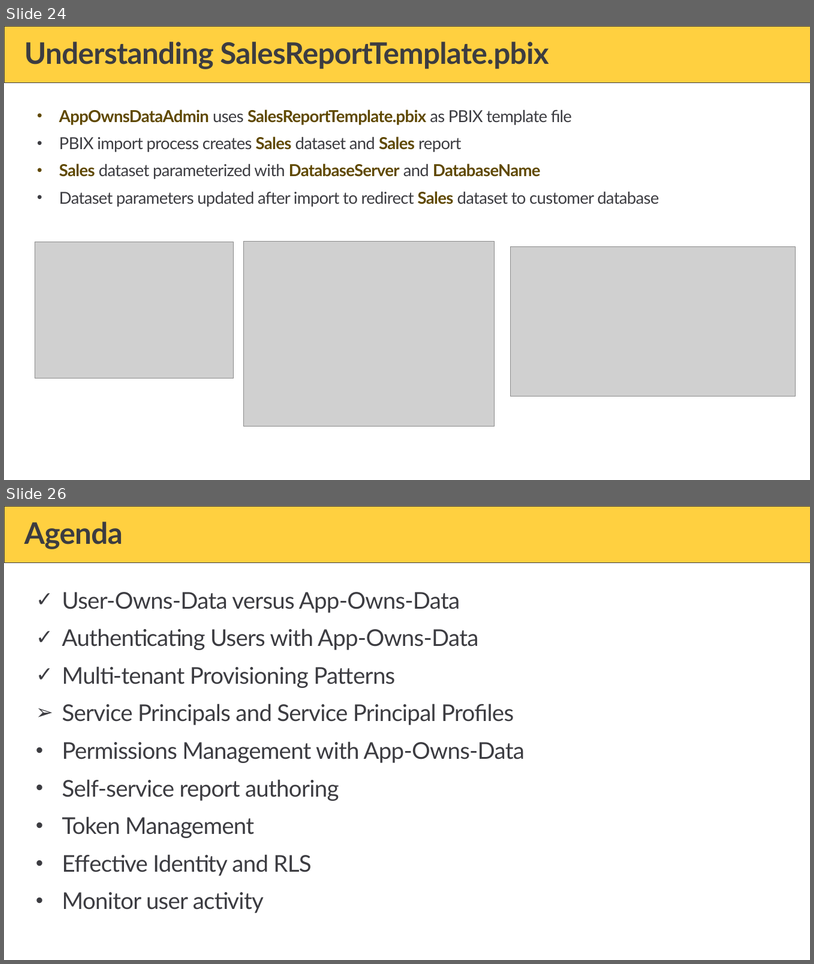
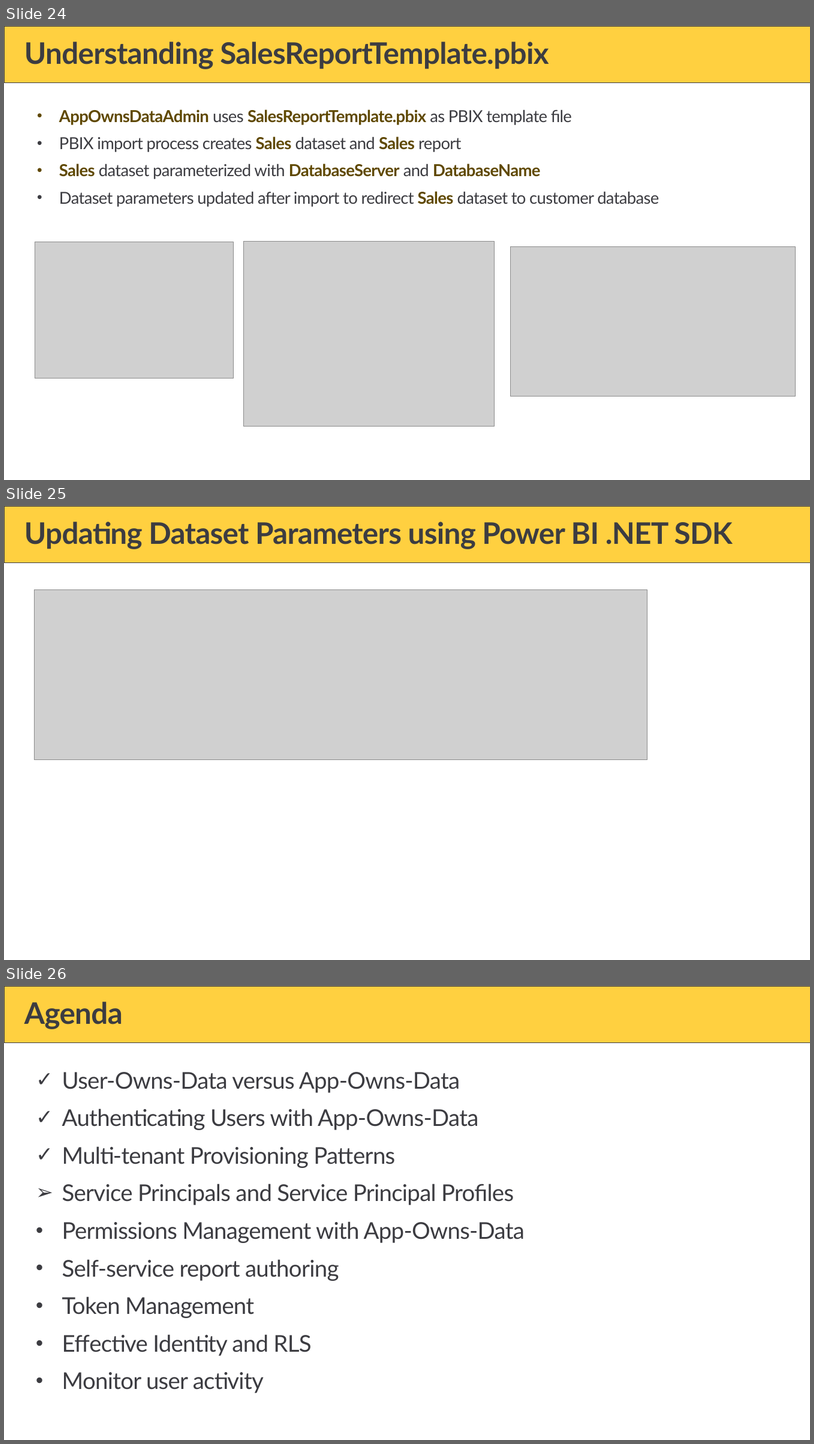
Before and after one commit to PowerBiDevCamp/Camp-Sessions, a slide deck: Session 32 - Design Patterns and Best Practices with Power BI Embedding.pptx. Shown one above the other, each under a label of ours: slides 24 and 26 before the commit, slides 24, 25 and 26 after it; the slides between them are not shown. The pictures are 814x964 and 814x1444 pixels, drawn with LibreOffice and Linux fonts; fonts in the diff are those of the drawing; grey boxes stand for pictures; background and template pictures are left out. Boxes give left, top, right and bottom in pixels: in the first picture for what was removed or moved away, otherwise in the second. Text is boxed around its words. In the diff, an @@ line names an element or a change of style, - is before the commit and + after.

```diff
--- a/Session 32 - Design Patterns and Best Practices with Power BI Embedding.pptx
+++ b/Session 32 - Design Patterns and Best Practices with Power BI Embedding.pptx
@@ slide 25 added at [4, 506, 810, 960], background #FFFFFF; not listed: 1 template element that a slide beside it also shows @@
@@ title added at [24, 522, 733, 549], 36 pt, text #3C3C41, bold @@
+Updating Dataset Parameters using Power BI .NET SDK
@@ picture added at [34, 590, 647, 760] @@
```
Also in this commit, not shown: 5 slides changed, 1 slide removed.
